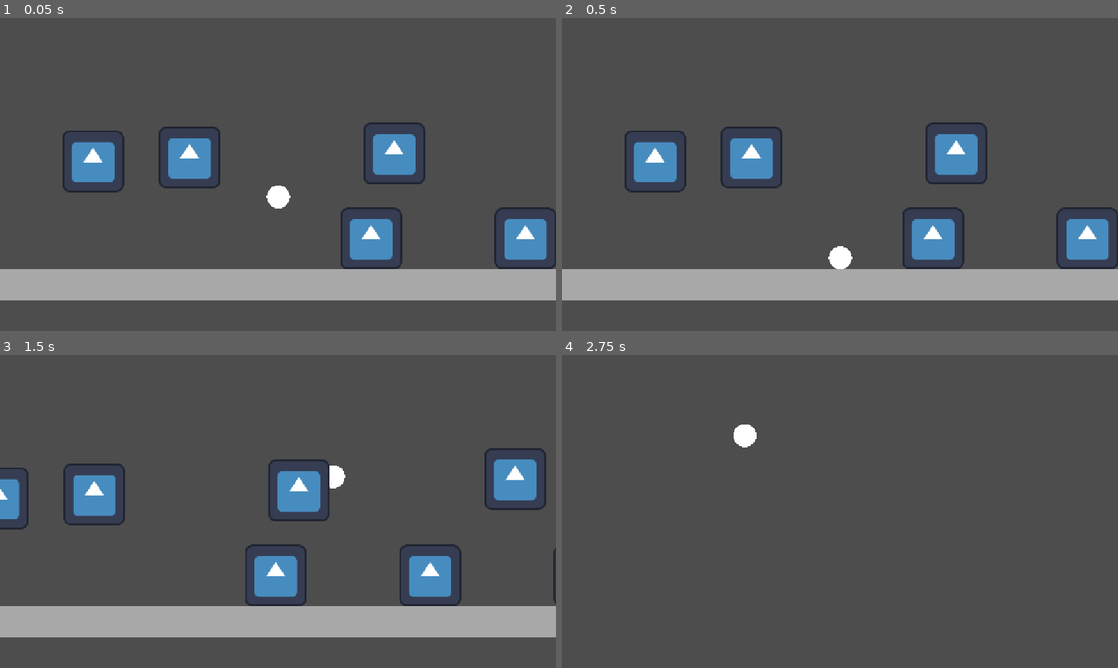
Above: before the commit, frames 1-4 (two rows, left to right).
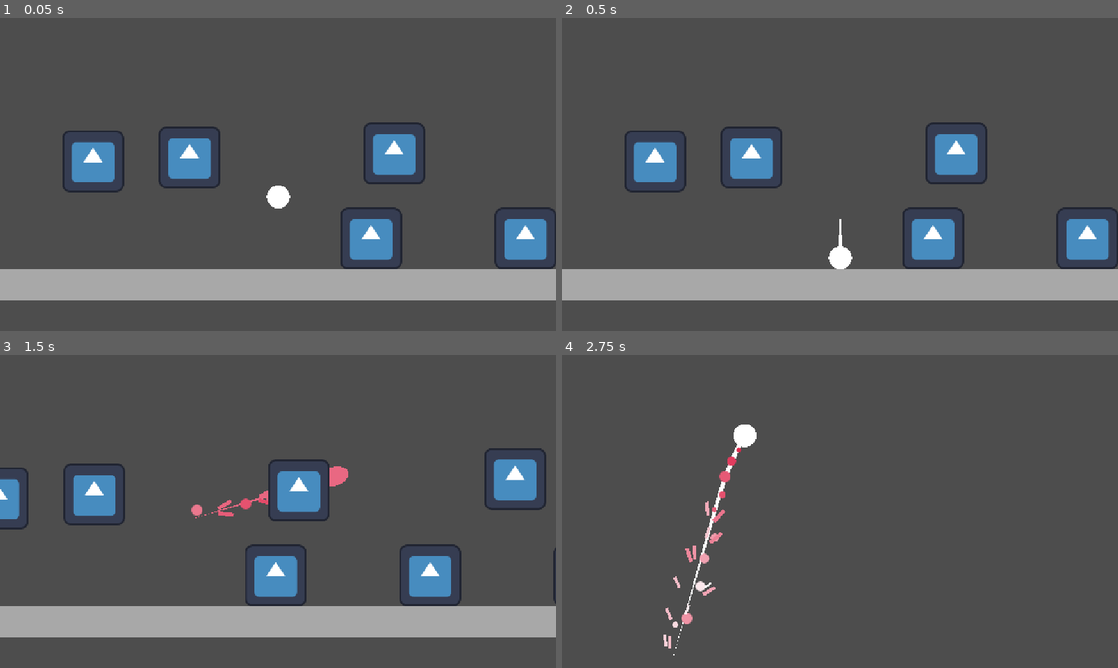
Above: after the commit, the same moments.

Repository: cookie1170/juice-test
Game: Godot game, scene res://levels/main.tscn
Same seed, same stepped clock (60 frames per second), same inputs: the game is played once before the commit and once after it. The engine's default icon, where the game draws it, is replaced by a stand-in: a white triangle on a blue panel in a dark square.
Inputs (mouse positions are in pixels of both pictures, inside the frame that each line leads up to):
- Up to frame 1 (0.05 s): no input
- Up to frame 2 (0.5 s): no input
- Up to frame 3 (1.5 s): tap Enter (ui_accept) at 0.5, 0.77 s; move the mouse to (400, 495) at 0.52 s; press the mouse at (400, 495) at 0.53 s; hold D (right) 0.53-1.25 s; release the mouse at (400, 495) at 1.25 s; drag from (166, 527) to (522, 574) at 1.27 s
- Up to frame 4 (2.75 s): move the mouse to (895, 442) at 2.02 s; hold D (right) from 2.03 s (still down); hold Space (bounce) from 2.03 s (still down); click (895, 442) at 2.3 s

Frame 1 is identical in both runs. In frame 2, less than 0.1% of the frame differs, in the area x 49-51%, y 64-73%; in frame 3, 0.5%; in frame 4, 0.8%, in the area x 18-33%, y 28-96%.

Commit message:
color changes and particles on dash

Diff:
--- /dev/null
+++ b/player/circle.svg
@@ -0,0 +1,48 @@
+<?xml version="1.0" encoding="UTF-8" standalone="no"?>
+<!-- Created with Inkscape (http://www.inkscape.org/) -->
+
+<svg
+   width="32"
+   height="32"
+   viewBox="0 0 32 32"
+   version="1.1"
+   id="svg1"
+   inkscape:version="1.4 (86a8ad7, 2024-10-11)"
+   sodipodi:docname="circle.svg"
+   xmlns:inkscape="http://www.inkscape.org/namespaces/inkscape"
+   xmlns:sodipodi="http://sodipodi.sourceforge.net/DTD/sodipodi-0.dtd"
+   xmlns="http://www.w3.org/2000/svg"
+   xmlns:svg="http://www.w3.org/2000/svg">
+  <sodipodi:namedview
+     id="namedview1"
+     pagecolor="#505050"
+     bordercolor="#eeeeee"
+     borderopacity="1"
+     inkscape:showpageshadow="0"
+     inkscape:pageopacity="0"
+     inkscape:pagecheckerboard="0"
+     inkscape:deskcolor="#505050"
+     inkscape:document-units="px"
+     inkscape:zoom="18.318485"
+     inkscape:cx="7.9973862"
+     inkscape:cy="14.548146"
+     inkscape:window-width="1920"
+     inkscape:window-height="1009"
+     inkscape:window-x="-8"
+     inkscape:window-y="-8"
+     inkscape:window-maximized="1"
+     inkscape:current-layer="layer1" />
+  <defs
+     id="defs1" />
+  <g
+     inkscape:label="Layer 1"
+     inkscape:groupmode="layer"
+     id="layer1">
+    <circle
+       style="opacity:1;fill:#ffffff;stroke:#ffffeb;stroke-width:0;stroke-linecap:square;fill-opacity:1"
+       id="path1"
+       cx="16"
+       cy="16"
+       r="16" />
+  </g>
+</svg>
--- a/player/dash_dir_indicator.gd
+++ b/player/dash_dir_indicator.gd
@@ -3,11 +3,32 @@
 @export var mesh: MeshInstance2D
 @export_range(0, 512, 1, "or_greater", "suffix:px") var max_dist: float
 
-var pos_tween: Tween
+var mult_tween: Tween
+var mult: float
 
 
 func _process(_delta: float) -> void:
+	if not visible:
+		return
 	set_point_position(0, mesh.global_position)
 	set_point_position(1, mesh.global_position - \
-	(mesh.global_position - get_global_mouse_position()). \
-	limit_length(max_dist))
+		(mesh.global_position - get_global_mouse_position()). \
+		limit_length(max_dist) * mult)
+
+
+func change_visible(value: bool) -> void:
+	match value:
+		true:
+			show()
+			if mult_tween:
+				mult_tween.kill()
+			mult_tween = get_tree().create_tween().set_ignore_time_scale()
+			mult = 0.0
+			mult_tween.tween_property(self, "mult", 1.0, 0.1)
+		false:
+			show()
+			if mult_tween:
+				mult_tween.kill()
+			mult_tween = get_tree().create_tween().set_ignore_time_scale()
+			mult_tween.tween_property(self, "mult", 0.0, 0.1)
+			mult_tween.tween_callback(func(): hide())
--- a/player/dashing.gd
+++ b/player/dashing.gd
@@ -3,15 +3,19 @@
 @export var grounded_state: State
 @export var falling_state: State
 @export var dash_indicator: Line2D
+@export var dash_particles_1: GPUParticles2D
+@export var dash_particles_2: GPUParticles2D
 
 var vel_tween: Tween
 var time_tween: Tween
+var scale_tween: Tween
+var color_tween: Tween
 var has_pressed: bool = false
 var points: PackedVector2Array
 
 func enter(_previous_state: State = null) -> void:
 	super()
-	dash_indicator.show()
+	dash_indicator.change_visible(true)
 	has_pressed = false
 	if time_tween:
 		time_tween.kill()
@@ -25,7 +29,16 @@
 		vel_tween.kill()
 	if time_tween:
 		time_tween.kill()
-	dash_indicator.hide()
+	if scale_tween:
+		scale_tween.kill()
+	if color_tween:
+		color_tween.kill()
+	owner.mesh.modulate = Color.WHITE
+	owner.trail.default_color = Color.WHITE
+	owner.mesh.scale = Vector2(1.0, 1.0)
+	dash_particles_1.emitting = false
+	dash_particles_2.emitting = false
+	dash_indicator.change_visible(false)
 	Engine.time_scale = 1.0
 
 
@@ -38,12 +51,32 @@
 		dash()
 	if owner.is_on_floor():
 		state_changed.emit(grounded_state)
+	if has_pressed:
+		owner.mesh.rotation = owner.velocity.angle()
 
 
 
 func dash() -> void:
-	dash_indicator.hide()
+	var dash_direction: Vector2 = owner.global_position. \
+	direction_to(get_global_mouse_position())
+	dash_particles_2.rotation = dash_direction.angle()
+	dash_particles_1.restart()
+	dash_particles_2.restart()
+	dash_indicator.change_visible(false)
 	has_pressed = true
+	if scale_tween:
+		scale_tween.kill()
+	if color_tween:
+		color_tween.kill()
+	scale_tween = get_tree().create_tween()
+	color_tween = get_tree().create_tween().set_parallel()
+	owner.mesh.scale.x = 2.0
+	owner.mesh.scale.y = 0.5
+	owner.mesh.modulate = Color.CRIMSON
+	owner.trail.default_color = Color.CRIMSON
+	color_tween.tween_property(owner.mesh, "modulate", Color.WHITE, 0.5)
+	color_tween.tween_property(owner.trail, "default_color", Color.WHITE, 0.5)
+	scale_tween.tween_property(owner.mesh, "scale", Vector2(1.0, 1.0), 0.25)
 	owner.dash_attack_timer.start()
 	owner.hurtbox.i_frame_timer.start(1.0)
 	if time_tween:
@@ -53,8 +86,6 @@
 	if vel_tween:
 		vel_tween.kill()
 	vel_tween = get_tree().create_tween()
-	var dash_direction: Vector2 = owner.global_position. \
-	direction_to(get_global_mouse_position())
 	owner.velocity = owner.dash_vel * dash_direction * get_dash_vel_mult()
 	vel_tween.tween_property(owner, "velocity", Vector2.ZERO.lerp(owner.velocity, 0.5), owner.dash_time)
 	vel_tween.tween_callback(func(): state_changed.emit(
--- a/player/player.tscn
+++ b/player/player.tscn
@@ -1,8 +1,9 @@
-[gd_scene load_steps=16 format=3 uid="uid://lj17m112ehpt"]
+[gd_scene load_steps=33 format=3 uid="uid://lj17m112ehpt"]
 
 [ext_resource type="Script" uid="uid://c08p2djcihe2o" path="res://player/player_common.gd" id="1_4flbx"]
 [ext_resource type="Script" uid="uid://ck2pawb0jmb51" path="res://player/dash_dir_indicator.gd" id="2_8t03j"]
 [ext_resource type="Script" uid="uid://cjt6uuke0wuwe" path="res://player/state_machine.gd" id="2_rkbax"]
+[ext_resource type="Script" uid="uid://7158llfgi1vc" path="res://player/trail.gd" id="3_ebec5"]
 [ext_resource type="Script" uid="uid://da6voysdihkup" path="res://player/grounded.gd" id="3_yw30f"]
 [ext_resource type="Script" uid="uid://utgixymvt17f" path="res://player/bouncing.gd" id="4_g6k8r"]
 [ext_resource type="Script" uid="uid://bn2330o4e0s0p" path="res://player/falling.gd" id="5_g6k8r"]
@@ -10,8 +11,11 @@
 [ext_resource type="Script" uid="uid://ptnh2uj4vicw" path="res://player/state_display.gd" id="7_boad6"]
 [ext_resource type="Script" uid="uid://d0dcgwjybsqd6" path="res://common/hitbox.gd" id="8_hg6s5"]
 [ext_resource type="Script" uid="uid://pt8x4gqtpuhh" path="res://common/hurtbox.gd" id="8_rgyib"]
+[ext_resource type="Texture2D" uid="uid://383qp57aaa1j" path="res://player/circle.svg" id="11_2ieo8"]
 
 [sub_resource type="SphereMesh" id="SphereMesh_sh265"]
+radius = 24.0
+height = 48.0
 
 [sub_resource type="CircleShape2D" id="CircleShape2D_sh265"]
 radius = 24.0
@@ -20,13 +24,91 @@
 _data = [Vector2(0, 1), 0.0, 0.0, 0, 0, Vector2(0.75, 1), 0.0, 0.0, 0, 0, Vector2(1, 0), 0.0, 0.0, 0, 0]
 point_count = 3
 
+[sub_resource type="Curve" id="Curve_kb6p2"]
+_data = [Vector2(0, 0), 0.0, 0.0, 0, 0, Vector2(1, 1), 0.0, 0.0, 0, 0]
+point_count = 2
+
 [sub_resource type="CircleShape2D" id="CircleShape2D_8t03j"]
 radius = 40.7922
 
 [sub_resource type="CircleShape2D" id="CircleShape2D_rgyib"]
 radius = 16.0
 
-[node name="Player" type="CharacterBody2D" node_paths=PackedStringArray("hang_timer", "offset_timer", "dash_attack_timer", "mesh", "dash_hitbox", "hurtbox", "state_machine", "bouncing_state", "falling_state", "dashing_state", "grounded_state")]
+[sub_resource type="Gradient" id="Gradient_ebec5"]
+offsets = PackedFloat32Array(0, 0.5)
+colors = PackedColorArray(0.862745, 0.0784314, 0.235294, 1, 0.986274, 0.907843, 0.923529, 1)
+metadata/_snap_enabled = true
+
+[sub_resource type="GradientTexture1D" id="GradientTexture1D_yllr7"]
+gradient = SubResource("Gradient_ebec5")
+
+[sub_resource type="Curve" id="Curve_2ieo8"]
+_limits = [0.0, 100.0, 0.0, 1.0]
+_data = [Vector2(0, 1), 0.0, 0.0, 0, 0, Vector2(0.8, 60), 0.0, 0.0, 0, 0]
+point_count = 2
+
+[sub_resource type="CurveTexture" id="CurveTexture_ebec5"]
+curve = SubResource("Curve_2ieo8")
+
+[sub_resource type="Curve" id="Curve_ebec5"]
+_data = [Vector2(1e-05, 0), 0.0, 0.0, 0, 0, Vector2(0.1, 1), 0.0, 0.0, 0, 0, Vector2(0.8, 1), 0.0, 0.0, 0, 0, Vector2(0.99999, 0), 0.0, 0.0, 0, 0]
+point_count = 4
+
+[sub_resource type="CurveTexture" id="CurveTexture_yllr7"]
+curve = SubResource("Curve_ebec5")
+
+[sub_resource type="ParticleProcessMaterial" id="ParticleProcessMaterial_ebec5"]
+lifetime_randomness = 0.5
+particle_flag_disable_z = true
+direction = Vector3(0, 1, 0)
+spread = 180.0
+initial_velocity_min = 78.43
+initial_velocity_max = 93.13
+gravity = Vector3(0, 0, 0)
+damping_min = 1.0
+damping_max = 1.0
+damping_curve = SubResource("CurveTexture_ebec5")
+scale_min = 0.5
+scale_max = 1.5
+scale_curve = SubResource("CurveTexture_yllr7")
+color_ramp = SubResource("GradientTexture1D_yllr7")
+
+[sub_resource type="Gradient" id="Gradient_2ieo8"]
+offsets = PackedFloat32Array(1)
+colors = PackedColorArray(1, 1, 1, 1)
+metadata/_snap_enabled = true
+
+[sub_resource type="GradientTexture2D" id="GradientTexture2D_ebec5"]
+gradient = SubResource("Gradient_2ieo8")
+width = 8
+height = 32
+
+[sub_resource type="Gradient" id="Gradient_yllr7"]
+offsets = PackedFloat32Array(0, 0.5)
+colors = PackedColorArray(0.862745, 0.0784314, 0.235294, 1, 1, 1, 1, 1)
+metadata/_snap_enabled = true
+
+[sub_resource type="GradientTexture1D" id="GradientTexture1D_kb6p2"]
+gradient = SubResource("Gradient_yllr7")
+
+[sub_resource type="Curve" id="Curve_yllr7"]
+_data = [Vector2(1e-05, 0), 0.0, 0.0, 0, 0, Vector2(0.1, 1), 0.0, 0.0, 0, 0, Vector2(0.99999, 0), 0.0, 0.0, 0, 0]
+point_count = 3
+
+[sub_resource type="CurveTexture" id="CurveTexture_kb6p2"]
+curve = SubResource("Curve_yllr7")
+
+[sub_resource type="ParticleProcessMaterial" id="ParticleProcessMaterial_wodsf"]
+lifetime_randomness = 0.5
+particle_flag_align_y = true
+particle_flag_disable_z = true
+initial_velocity_min = 161.77
+initial_velocity_max = 205.89
+gravity = Vector3(0, 98, 0)
+scale_curve = SubResource("CurveTexture_kb6p2")
+color_ramp = SubResource("GradientTexture1D_kb6p2")
+
+[node name="Player" type="CharacterBody2D" node_paths=PackedStringArray("hang_timer", "offset_timer", "dash_attack_timer", "mesh", "dash_particles", "trail", "dash_hitbox", "hurtbox", "state_machine", "bouncing_state", "falling_state", "dashing_state", "grounded_state")]
 physics_interpolation_mode = 1
 script = ExtResource("1_4flbx")
 peak_time = 0.45
@@ -43,6 +125,8 @@
 offset_timer = NodePath("OffsetTimer")
 dash_attack_timer = NodePath("DashAttackTimer")
 mesh = NodePath("Mesh")
+dash_particles = NodePath("DashParticles")
+trail = NodePath("Trail")
 dash_hitbox = NodePath("DashHitbox")
 hurtbox = NodePath("Hurtbox")
 state_machine = NodePath("StateMachine")
@@ -54,7 +138,6 @@
 [node name="Mesh" type="MeshInstance2D" parent="."]
 physics_interpolation_mode = 1
 position = Vector2(0, -24)
-scale = Vector2(48, 48)
 mesh = SubResource("SphereMesh_sh265")
 
 [node name="Collider" type="CollisionShape2D" parent="."]
@@ -77,6 +160,7 @@
 
 [node name="DashDirIndicator" type="Line2D" parent="." node_paths=PackedStringArray("mesh")]
 visible = false
+show_behind_parent = true
 top_level = true
 z_index = -1
 points = PackedVector2Array(0, 0, 0, 0)
@@ -89,6 +173,18 @@
 mesh = NodePath("../Mesh")
 max_dist = 192.0
 
+[node name="Trail" type="Line2D" parent="."]
+show_behind_parent = true
+top_level = true
+z_index = -1
+width_curve = SubResource("Curve_kb6p2")
+script = ExtResource("3_ebec5")
+point_amount = 24
+
+[node name="Timer" type="Timer" parent="Trail"]
+wait_time = 0.013
+autostart = true
+
 [node name="StateMachine" type="Node2D" parent="." node_paths=PackedStringArray("default_state")]
 script = ExtResource("2_rkbax")
 default_state = NodePath("Falling")
@@ -113,11 +209,13 @@
 hang_timer = NodePath("../../HangTimer")
 metadata/_custom_type_script = "uid://d3mvxnoga10c0"
 
-[node name="Dashing" type="Node2D" parent="StateMachine" node_paths=PackedStringArray("grounded_state", "falling_state", "dash_indicator")]
+[node name="Dashing" type="Node2D" parent="StateMachine" node_paths=PackedStringArray("grounded_state", "falling_state", "dash_indicator", "dash_particles_1", "dash_particles_2")]
 script = ExtResource("5_qjkh3")
 grounded_state = NodePath("../Grounded")
 falling_state = NodePath("../Falling")
 dash_indicator = NodePath("../../DashDirIndicator")
+dash_particles_1 = NodePath("../../DashParticles")
+dash_particles_2 = NodePath("../../DashParticles2")
 metadata/_custom_type_script = "uid://d3mvxnoga10c0"
 
 [node name="StateLabel" type="Label" parent="." node_paths=PackedStringArray("state_machine")]
@@ -155,4 +253,29 @@
 shape = SubResource("CircleShape2D_rgyib")
 debug_color = Color(1, 0.16, 0.16, 0.419608)
 
+[node name="DashParticles" type="GPUParticles2D" parent="."]
+physics_interpolation_mode = 1
+show_behind_parent = true
+position = Vector2(0, -24)
+emitting = false
+amount = 16
+texture = ExtResource("11_2ieo8")
+one_shot = true
+explosiveness = 0.5
+randomness = 0.5
+fixed_fps = 60
+process_material = SubResource("ParticleProcessMaterial_ebec5")
+
+[node name="DashParticles2" type="GPUParticles2D" parent="."]
+show_behind_parent = true
+position = Vector2(0, -24)
+emitting = false
+amount = 32
+texture = SubResource("GradientTexture2D_ebec5")
+one_shot = true
+explosiveness = 0.5
+randomness = 0.5
+process_material = SubResource("ParticleProcessMaterial_wodsf")
+
 [connection signal="timeout" from="OffsetTimer" to="." method="_on_offset_timeout"]
+[connection signal="timeout" from="Trail/Timer" to="Trail" method="_timeout"]
--- a/player/player_common.gd
+++ b/player/player_common.gd
@@ -32,6 +32,8 @@
 @export var offset_timer: Timer
 @export var dash_attack_timer: Timer
 @export var mesh: MeshInstance2D
+@export var dash_particles: GPUParticles2D
+@export var trail: Line2D
 @export var dash_hitbox: Hitbox
 @export var hurtbox: Hurtbox
 @export var state_machine: StateMachine
@@ -84,6 +86,8 @@
 	move_and_slide()
 
 
+#region handlers
+
 func apply_gravity(delta_time: float, gravity: float) -> void:
 	velocity.y -= gravity * (bounce_peak_y_mult if not hang_timer.is_stopped() else 1.0) * delta_time
 	velocity.y = clampf(velocity.y, -INF, terminal_velocity)
@@ -134,8 +138,11 @@
 func handle_dash_attack() -> void:
 	if state_machine.current_state == grounded_state:
 		dash_attack_timer.stop()
+	dash_particles.emitting = not dash_attack_timer.is_stopped()
 	dash_hitbox.monitorable = not dash_attack_timer.is_stopped()
 	dash_hitbox.monitoring = not dash_attack_timer.is_stopped()
+
+#endregion
 
 
 func get_hit(hitbox: Hitbox) -> void:
--- /dev/null
+++ b/player/trail.gd
@@ -0,0 +1,8 @@
+extends Line2D
+
+@export var point_amount: int
+
+func _timeout() -> void:
+	add_point(owner.global_position - Vector2(0.0, 24.0))
+	if points.size() > point_amount:
+		remove_point(0)
Not shown, added: player/circle.svg.import
Not shown, added: player/trail.gd.uid
